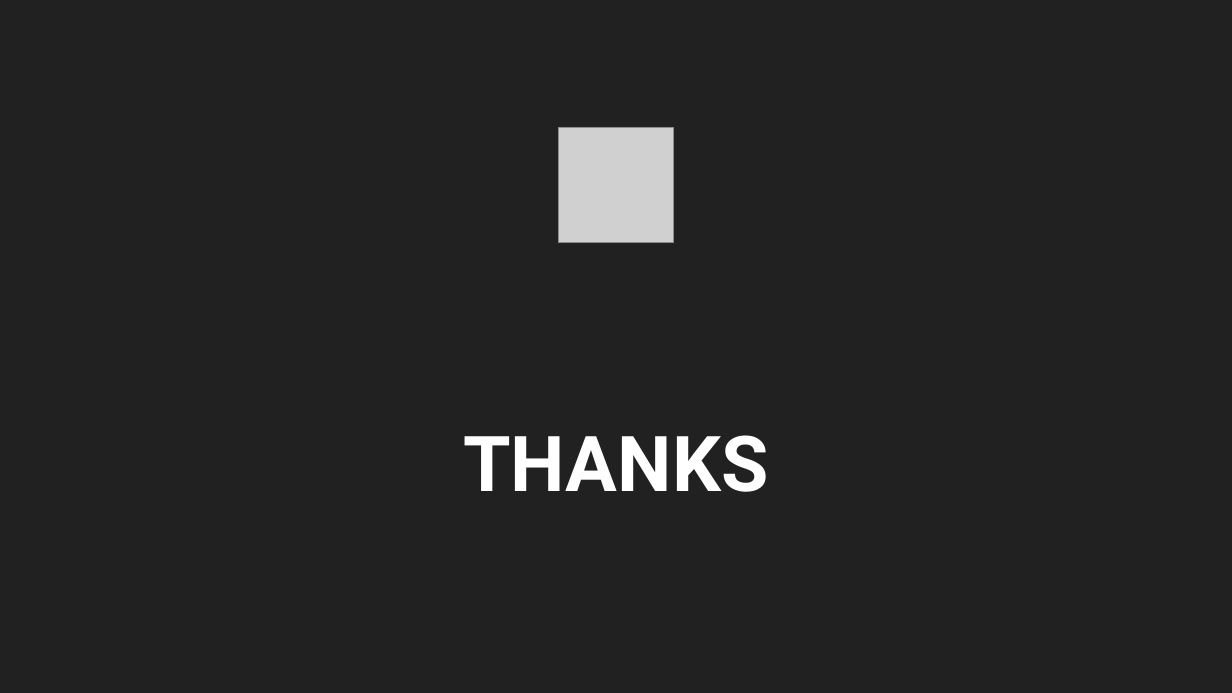
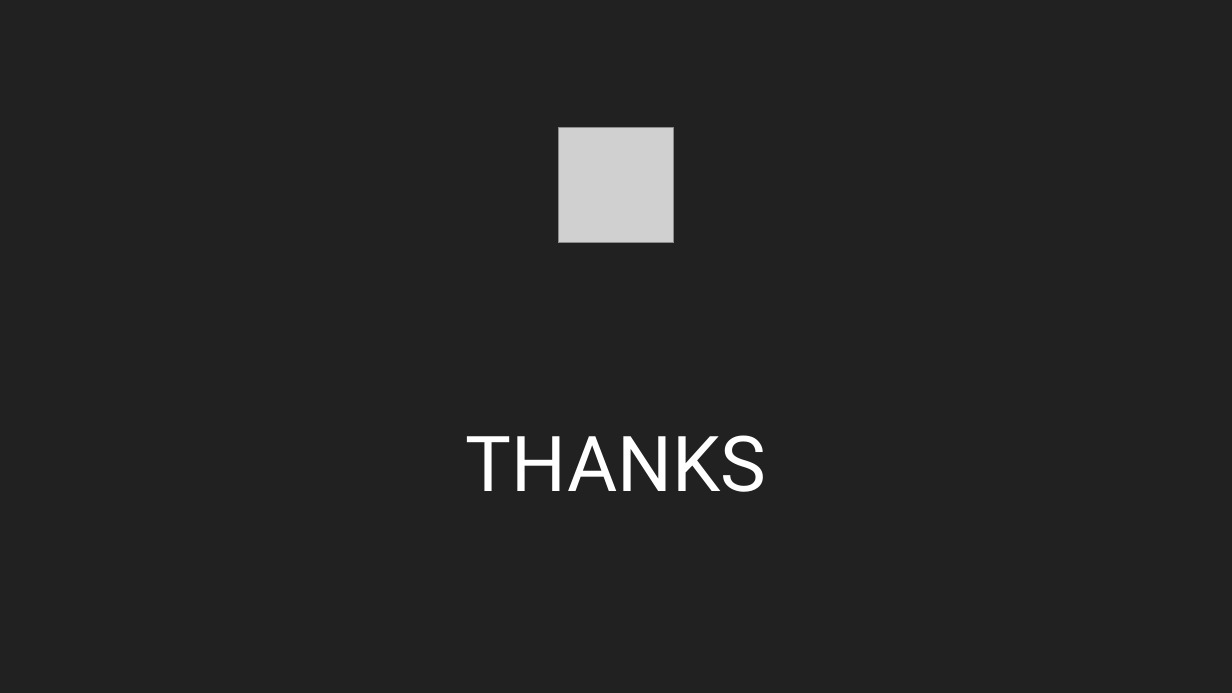
Before and after one commit to m-calabresi/Clup, a slide deck: slide 14 of Documentation/Application Overview.pptx (slide 13 before the commit). Drawn at 1232x693 pixels with LibreOffice and Linux fonts; fonts in the diff are those of the drawing; grey boxes stand for pictures. Boxes give left, top, right and bottom in pixels: in the first picture for what was removed or moved away, otherwise in the second. Text is boxed around its words. In the diff, an @@ line names an element or a change of style, - is before the commit and + after.

```diff
--- a/Documentation/Application Overview.pptx
+++ b/Documentation/Application Overview.pptx
@@ title "THANKS" at [466, 435, 766, 492]: bold off @@
```
Also in this commit, not shown: 2 other slides changed, 1 slide added.
